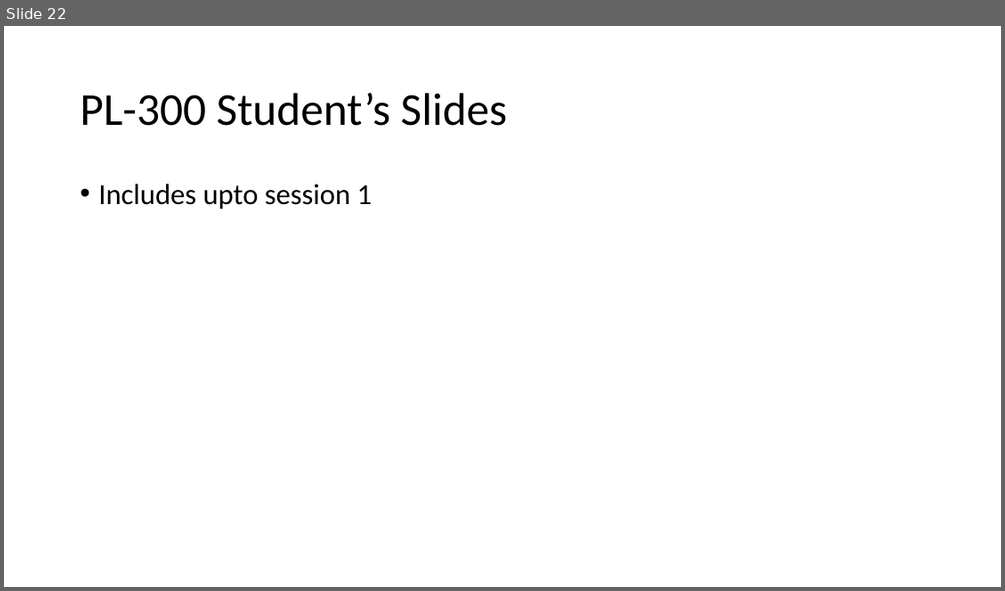
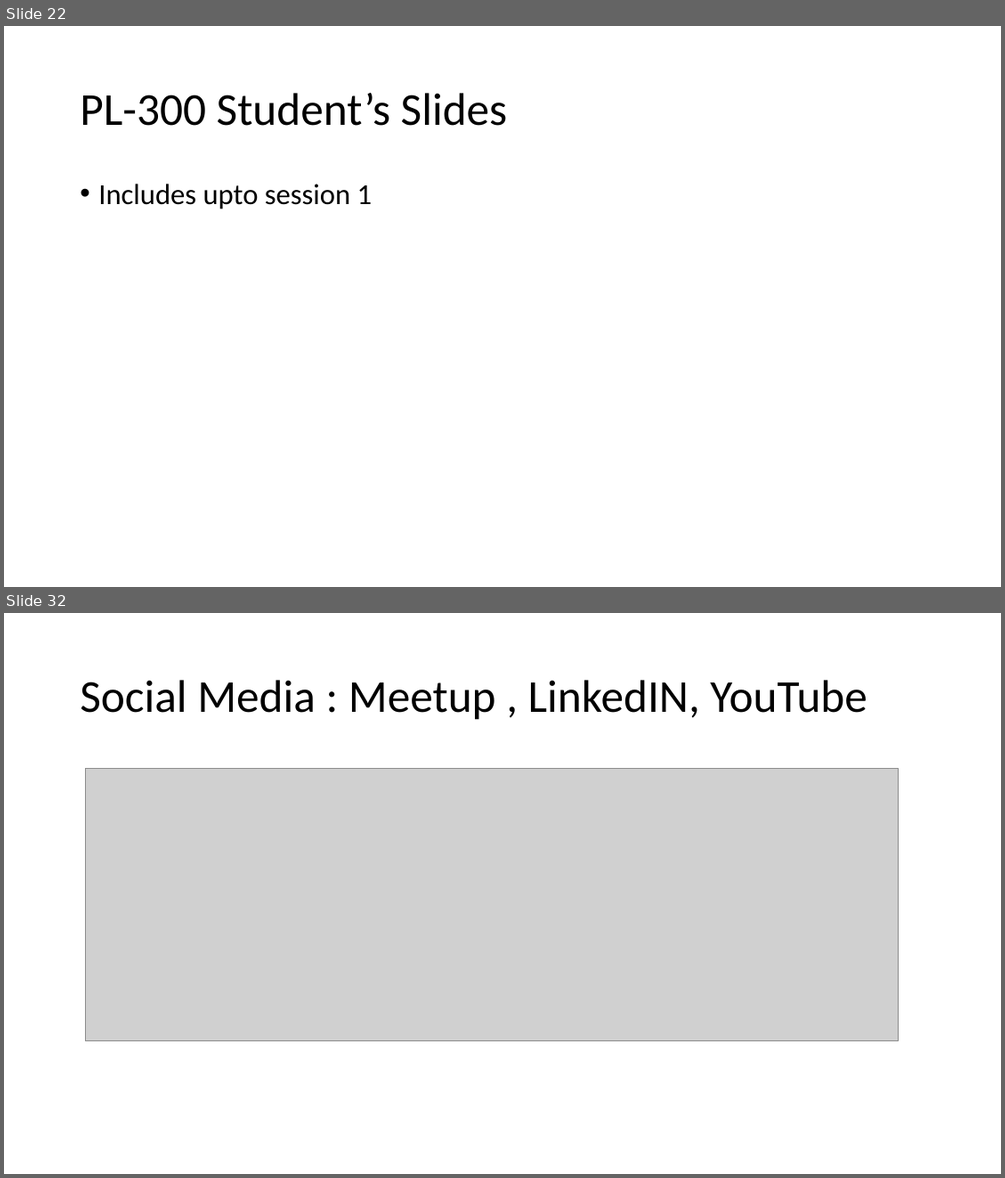
Before and after one commit to wottabyte/PBITraining, a slide deck: PL-300 online 2022/PL300 Students Slides.pptx. Shown one above the other, each under a label of ours: slide 22 before the commit, slides 22 and 32 after it; the slides between them are not shown. The pictures are 1005x591 and 1005x1178 pixels, drawn with LibreOffice and Linux fonts; fonts in the diff are those of the drawing; grey boxes stand for pictures. Boxes give left, top, right and bottom in pixels: in the first picture for what was removed or moved away, otherwise in the second. Text is boxed around its words. In the diff, an @@ line names an element or a change of style, - is before the commit and + after.

```diff
--- a/PL-300 online 2022/PL300 Students Slides.pptx
+++ b/PL-300 online 2022/PL300 Students Slides.pptx
@@ slide 32 added at [4,613,1001,1174], background #FFFFFF @@
@@ title added at [80,680,866,720], 44 pt, text #000000 @@
+Social Media : Meetup , LinkedIN, YouTube
@@ picture added at [85,768,898,1041] @@
```
Also in this commit, not shown: 1 slide changed, 13 other slides added, 1 other file.
